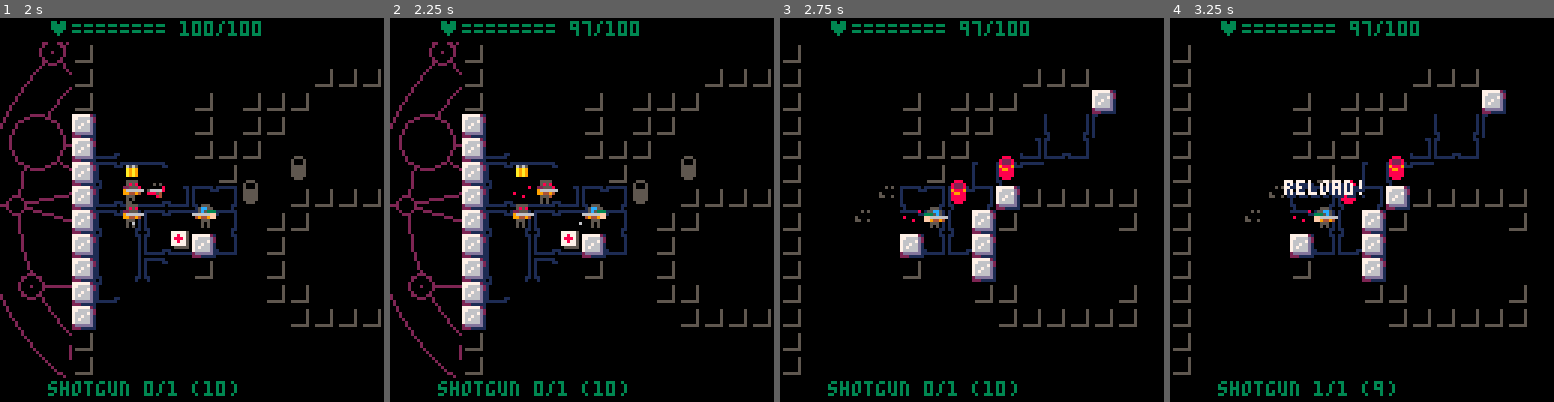
Above: before the commit, frames 1-4 (left to right).
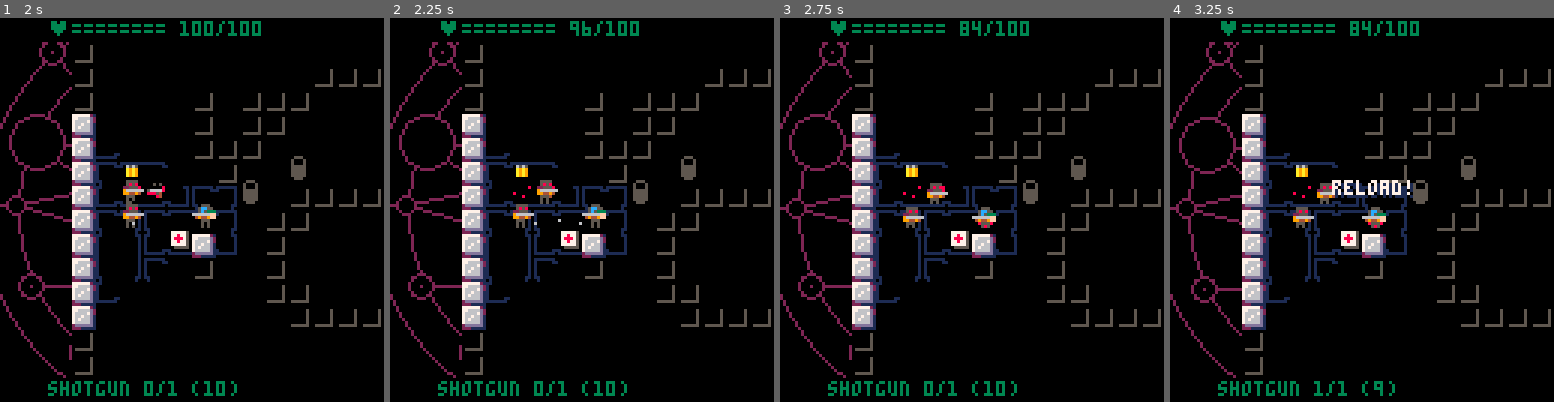
Above: after the commit, the same moments.

Repository: cpiod/PicoHell
Game: PICO-8 cartridge picohell.p8
Same seed, same stepped clock (60 frames per second), same inputs: the game is played once before the commit and once after it.
Inputs (mouse positions are in pixels of both pictures, inside the frame that each line leads up to):
- Up to frame 1 (2 s): tap X (X key) at 0.33, 1.07, 1.85 s; click (280, 121) at 0.67 s; tap O (Z key) at 0.7, 1.7 s; click (46, 267) at 1.22 s; hold Right from 1.6 s (still down); click (107, 114) at 1.77 s
- Up to frame 2 (2.25 s): release Right at 2.1 s; tap O (Z key) at 2.1 s; hold Up from 2.15 s (still down)
- Up to frame 3 (2.75 s): click (952, 259) at 2.32 s; release Up at 2.42 s; hold Right from 2.47 s (still down); tap O (Z key) at 2.5 s
- Up to frame 4 (3.25 s): click (1404, 106) at 2.87 s; tap O (Z key) at 2.9 s; tap X (X key) at 2.97 s; release Right at 3.03 s; hold Left from 3.08 s (still down)

Frame 1 is identical in both runs. In frame 2, less than 0.1% of the frame differs, in the area x 37-53%, y 0-54%; in frame 3, 15%; in frame 4, 15%, in the area x 0-100%, y 0-94%.

Commit message:
Rifle animation

Diff:
--- a/picohell.p8
+++ b/picohell.p8
@@ -61,7 +61,7 @@
 -- entities={}
  entities={make_enemy(0,3,7)}
  add(entities,make_enemy(1,2,7))
- add(entities,make_enemy(0,2,8))
+ add(entities,make_enemy(2,2,8))
  barrels={make_barrel(7,7),make_barrel(9,6)}
  ammo={12,10,0}
  max_ammo={50,30,100}
@@ -388,11 +388,15 @@
 
 function draw_bullets(bul)
  for b in all(bul[1]) do
-  pset(b.x0,b.y0,6)
-  b.x0+=b.vx
-  b.y0+=b.vy
-  b.dur-=1
-  if(b.dur<=0) del(bul[1],b)
+  if b.delay>0 then
+   b.delay-=1
+  else
+   pset(b.x0,b.y0,6)
+   b.x0+=b.vx
+   b.y0+=b.vy
+   b.dur-=1
+   if(b.dur<=0) del(bul[1],b)
+  end
  end
  if #bul[1]==0 then
   for param in all(bul[2]) do
@@ -512,9 +516,9 @@
 -- disp: dispersion
 -- sprnb: sprite number
 function make_weapon(typ)
-	if(typ==1) return {typ=1,mag=6,amm=6,bul=1,rng=5,dmg=3,disp=1,ent=0,sprnb=71,used=1,maxrng=9}
-	if(typ==2) return {typ=2,mag=1,amm=1,bul=5,rng=3,dmg=5,disp=5,ent=0,sprnb=72,used=1,maxrng=4}
-	if(typ==3) return {typ=3,mag=24,amm=6,bul=4,rng=5,dmg=4,disp=2,ent=0,sprnb=73,used=4,maxrng=9}
+	if(typ==1) return {typ=1,mag=6,amm=6,bul=1,rng=5,dmg=3,disp=1,ent=0,sprnb=71,used=1,maxrng=9,delay=0}
+	if(typ==2) return {typ=2,mag=1,amm=1,bul=5,rng=3,dmg=5,disp=5,ent=0,sprnb=72,used=1,maxrng=4,delay=0}
+	if(typ==3) return {typ=3,mag=24,amm=24,bul=4,rng=5,dmg=4,disp=2,ent=0,sprnb=73,used=4,maxrng=9,delay=3}
 	assert(false)
 end
 
@@ -536,6 +540,7 @@
 function make_enemy(typ,x,y)
  if(typ==0) return {facing=1,sprnb=48,x=x,y=y,ox=8*x,oy=8*y,hp=10,wpn=make_weapon(1),ent=1,rng=3,deltatime=rnd()}
  if(typ==1) return {facing=1,sprnb=48,x=x,y=y,ox=8*x,oy=8*y,hp=10,wpn=make_weapon(2),ent=1,rng=3,deltatime=rnd()}
+ if(typ==2) return {facing=1,sprnb=48,x=x,y=y,ox=8*x,oy=8*y,hp=10,wpn=make_weapon(3),ent=1,rng=3,deltatime=rnd()}
 	assert(false)
 end
 
@@ -651,7 +656,7 @@
 end
 
 function player_start_aim()
- if player.wpn.amm == 0 then
+ if player.wpn.amm<player.wpn.used then
   -- no ammo !
   add_msg("reload!")
   sfx(8)
@@ -697,16 +702,19 @@
  elseif o_pressed and not btn(🅾️) then
   -- reload
   local w=player.wpn
-  if w.mag!=w.amm then
+  if w.mag!=w.amm and ammo[player.wpn.typ]>0 then
    local amount=min(ammo[player.wpn.typ],w.mag-w.amm)
    ammo[player.wpn.typ]-=amount
    w.amm+=amount
    state=2 -- end of turn
    wait=30
    sfx(6)
-  else
+  elseif w.mag==w.amm then
    add_msg("full!")
    sfx(8)
+  else
+    add_msg("no ammo!")
+    sfx(8)
   end
 	 o_pressed=nil
  end
@@ -795,7 +803,7 @@
  sina=(y2-y1)/d
  x2=flr(x1+cosa*w.maxrng+0.5)
  y2=flr(y1+sina*w.maxrng+0.5)
- for i=1,w.bul do
+ for i=0,w.bul-1 do
   local dmg=w.dmg
   if(w.rng<d) dmg=ceil(dmg/3)
   local dx,dy=0,0
@@ -818,7 +826,7 @@
   local d=sqrt((x3-x1)^2+(y3-y1)^2)
   local vx=speed*(x3-x1)/d/2
   local vy=speed*(y3-y1)/d/2
-  add(b[1],{x0=8*x1+4,y0=8*y1+4,vx=vx,vy=vy,dur=d*8/speed*2})
+  add(b[1],{x0=8*x1+4,y0=8*y1+4,vx=vx,vy=vy,dur=d*8/speed*2,delay=w.delay*i})
   add(bullets,b)
  end
 end
